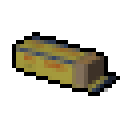
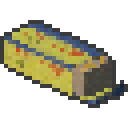
The second 128×128 image is a revision of the first. Changes to its layers:
added layer "metal" above "Screenshot_2020-09-30_05-05-20.png" over box(0, 20, 128, 108)
renamed "Screenshot_2020-09-29_08-42-16.png" to "Screenshot_2020-09-30_05-05-20.png", painted on it over box(4, 24, 124, 104)
